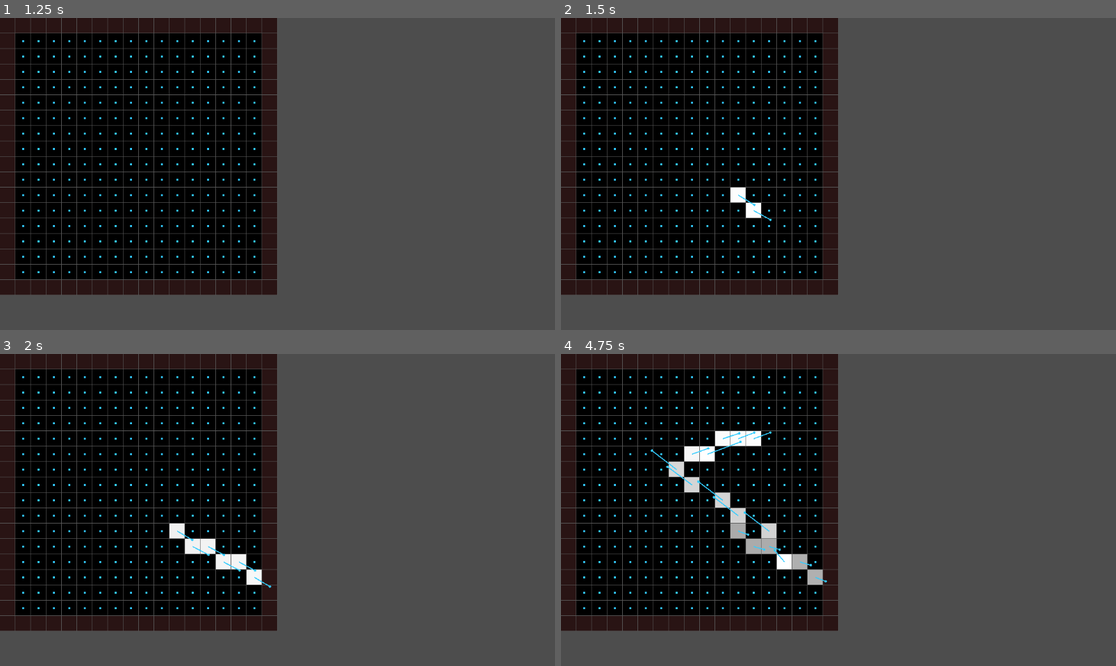
Above: before the commit, frames 1-4 (two rows, left to right).
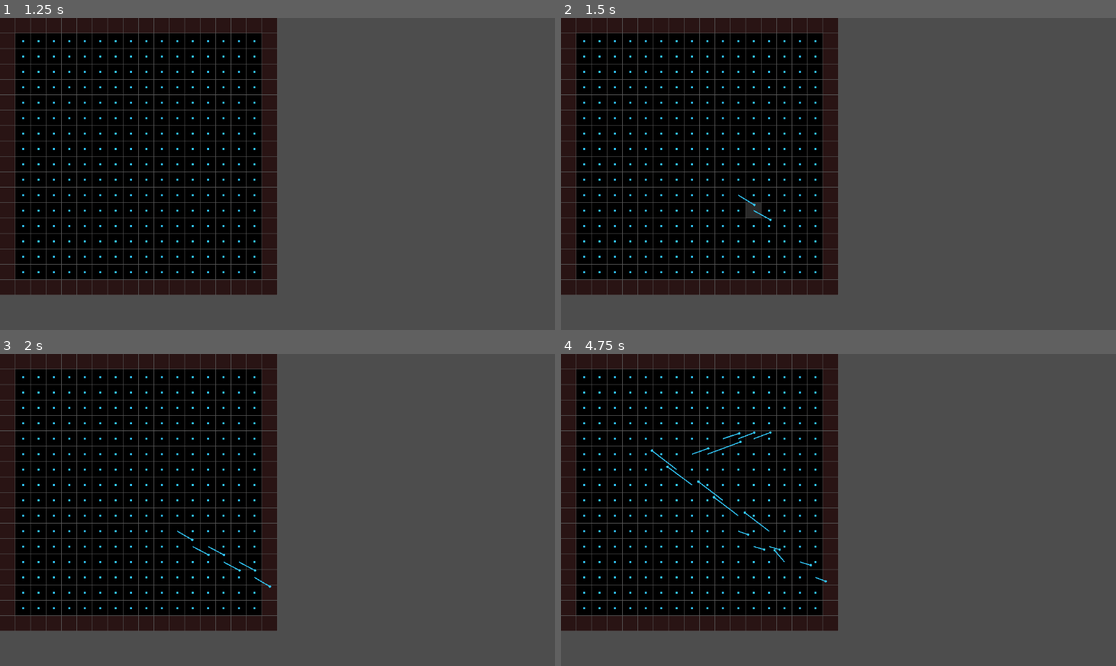
Above: after the commit, the same moments.

Repository: rskupnik/godot-fluid-simulation-demo
Game: Godot game, scene res://root.tscn
Same seed, same stepped clock (60 frames per second), same inputs: the game is played once before the commit and once after it.
Inputs (mouse positions are in pixels of both pictures, inside the frame that each line leads up to):
- Up to frame 1 (1.25 s): tap Enter at 0.5 s; move the mouse to (399, 158) at 0.52 s; click (399, 158) at 0.67 s
- Up to frame 2 (1.5 s): tap Space at 1.25 s; drag from (727, 189) to (810, 236) at 1.27 s
- Up to frame 3 (2 s): no input
- Up to frame 4 (4.75 s): move the mouse to (894, 441) at 2.02 s; click (894, 441) at 2.17 s; tap Enter at 2.75 s; drag from (810, 572) to (672, 463) at 2.77 s; move the mouse to (1005, 556) at 3.52 s; click (1005, 556) at 3.67 s; tap Space at 4.25 s; drag from (672, 463) to (755, 432) at 4.27 s

Frame 1 is identical in both runs. In frame 2, 0.3% of the frame differs, in the area x 30-37%, y 54-65%; in frame 3, 0.8%; in frame 4, 2.1%, in the area x 19-48%, y 24-74%.

Commit message:
add density advection

Diff:
--- a/fluid_grid.gd
+++ b/fluid_grid.gd
@@ -76,6 +76,88 @@
 			u[idx] = move_toward(u[idx], 0.0, velocity_fade_rate * delta)
 			v[idx] = move_toward(v[idx], 0.0, velocity_fade_rate * delta)
 
+func copy_density_to_prev() -> void:
+	for idx in range(size):
+		density_prev[idx] = density[idx]
+
+# Advection of density means "moving density through the velocity field"
+# With this function we make our density react to the velocity and move along it
+# Your first instinct on implementing such a function might be to go through each cell and check
+# where its velocity points to and then move the density there - but this is not performant
+# We do something else here - we move BACKWARDS THROUGH TIME. For each grid cell we make use
+# of the velocity there to deduce where the density in that cell probably came from.
+# You might think that's incorrect, because the velocity in a cell might point to the right
+# but that doesn't mean that the density it contains came from the left - it might have just as well
+# came from the top cell, why not? You would be right! But we need to recognize two things here:
+# one is that we are dealing with a FIELD of velocities, which is unlikely to do such harsh turns;
+# two is that we need to sacrifice accuracy for performance at some point - this is one of those points
+func advect_density(delta: float) -> void:
+	# Multiply delta by N to scale the time by grid size
+	var dt0 := delta * N
+
+	for j in range(1, N + 1):
+		for i in range(1, N + 1):
+			var idx := IX(i, j)
+
+			# Notice this tracks backwards through time
+			# First we subtract the velocity in this cell (multiplied by delta)
+			# from the cell index
+			# That tells us where the density in this cell came from (probably)
+			# Then we clamp to make sure we don't go outside the grid
+			# The result will be a position of where the density probably came from, lying somewhere
+			# between other grid cells
+			var x := i - dt0 * u[idx]
+			var y := j - dt0 * v[idx]
+			x = clamp(x, 0.5, N + 0.5)
+			y = clamp(y, 0.5, N + 0.5)
+
+			# This grabs the four cells surrounding the point that we end at above
+			# Imagine we end at a point (7.3, 4.8)
+			# The four cells around this point (including the one it is part of)
+			# will be: (7,4) (8,4) (7,5) (8,5), because
+			# i0 = 7
+			# i1 = 8
+			# j0 = 4
+			# j1 = 5
+			# (it's a combination of all "i" with all "j")
+			var i0 := int(floor(x))
+			var i1 := i0 + 1
+			var j0 := int(floor(y))
+			var j1 := j0 + 1
+
+			# These are fractional weights
+			# They tell us how close the point is to each side
+			# Consider example where our point is at (7.3, 4.8)
+			# That gives us: s1 = 0.3, s0 = 0.7, t1 = 0.8, t0 = 0.2
+			# Basically we extract the decimal part into s1 and t1
+			# And then we put "the rest that is missing to 1.0" into s0 and t0
+			# ---
+			# What this tells us, is basically that:
+			# the point is at 30% distance from left side and 70% distance from right side
+			# which means it should be influenced stronger by the left side and less by the right side
+			# Same for y dimension, the point is at 80% distance towards bottom and 20% towards top
+			var s1 := x - i0
+			var s0 := 1.0 - s1
+			var t1 := y - j0
+			var t0 := 1.0 - t1
+
+			# With neighbouring tiles and the fractional weights calculated,
+			# we now need to decide how much density we should grab from each neighbouring tile
+			# based on how close we are to it (fractional weights tells us that)
+			# This function does exactly that. It's a standard mathematical operation called
+			# "bilinear interpolation". You might be familiar with "linear interpolation", often
+			# called "lerp" in the gamedev world, which interpolates between values in a single
+			# dimension (line). Bilinear interpolation does the same, except in two dimensions (lines)
+			# ---
+			# Notice also that we make use of the density_prev array here. That's because we
+			# keep updating the density array as we iterate, so we need to "snapshot" the densities
+			# before we start iterating - otherwise we would mess up results as they would keep changing
+			# So density_prev is pretty much a "snapshot of density before we start modifying it"
+			density[idx] = (
+				s0 * (t0 * density_prev[IX(i0, j0)] + t1 * density_prev[IX(i0, j1)]) +
+				s1 * (t0 * density_prev[IX(i1, j0)] + t1 * density_prev[IX(i1, j1)])
+			)
+
 # This is the standard Godot function for processing input
 # We want to detect when a mouse is dragged while clicked and the inject
 # both density and velocity at the relevant cells
@@ -112,10 +194,13 @@
 # This is the standard Godot function called every frame
 # It's the heart of our simulation
 # The "delta" variable hold the amount of time that passed since the last frame
-# For now we use it to slowly fade the density and velocity
 func _process(delta: float) -> void:
+	copy_density_to_prev()
+	advect_density(delta)
+
 	fade_density(delta)
 	fade_velocity(delta)
+
 	queue_redraw()
 
 # This is the standard Godot function used for drawing
